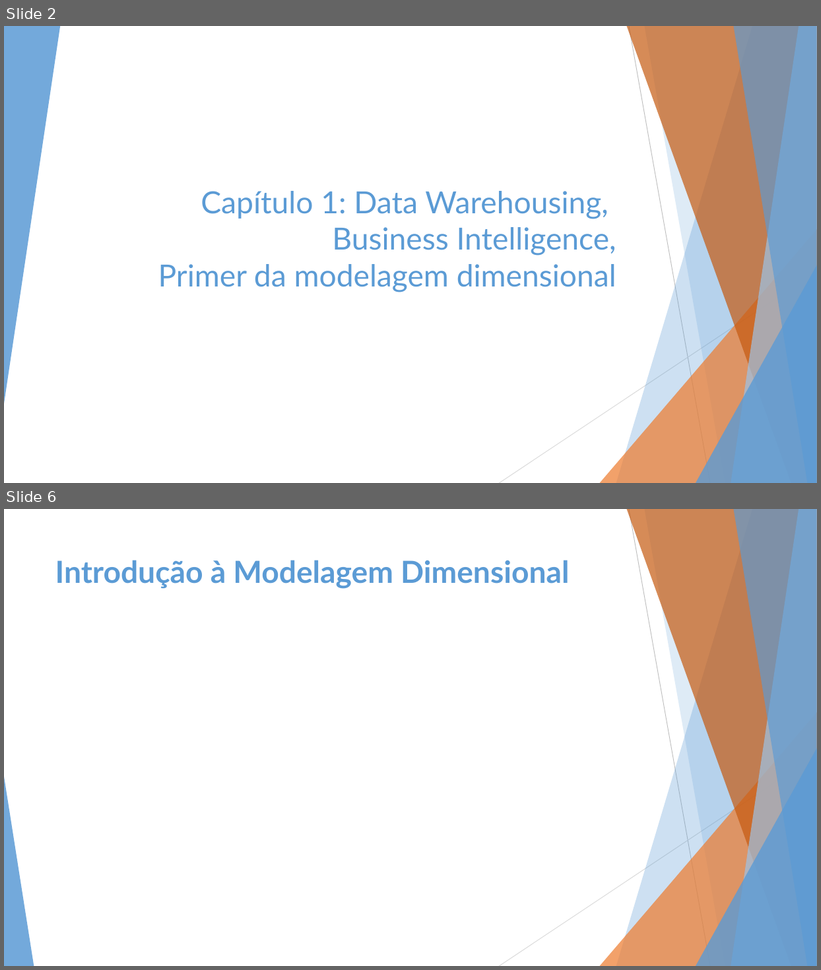
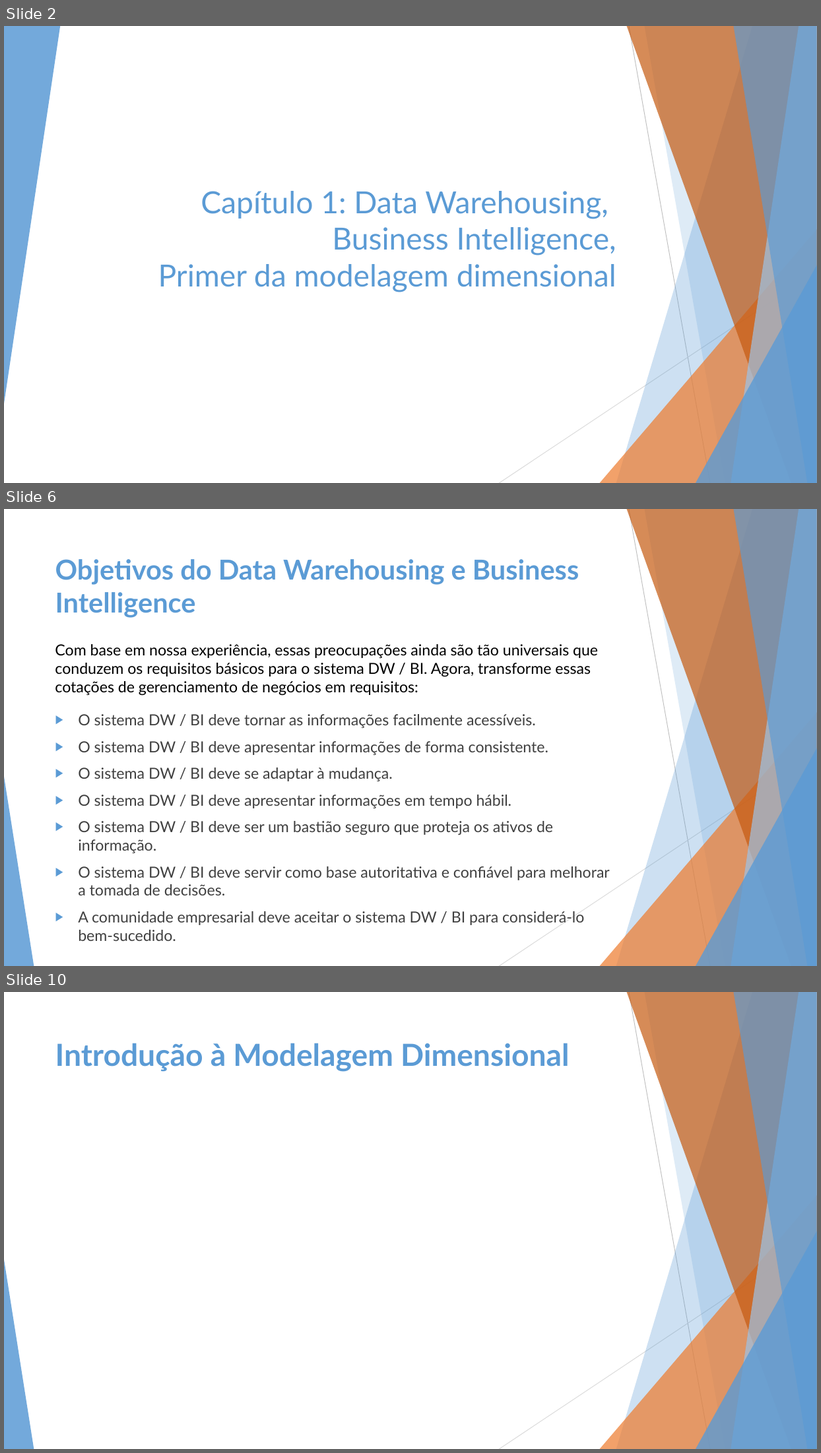
Before and after one commit to gutierrecunha/TheDataWarehouseToolkit_3rdEdition_PtBr, a slide deck: Apresentação/Cap1_theDataWarehouse.pptx. Shown one above the other, each under a label of ours: slides 2 and 6 before the commit, slides 2, 6 and 10 after it; the slides between them are not shown. The pictures are 821x970 and 821x1453 pixels, drawn with LibreOffice and Linux fonts; fonts in the diff are those of the drawing. Boxes give left, top, right and bottom in pixels: in the first picture for what was removed or moved away, otherwise in the second. Text is boxed around its words. In the diff, an @@ line names an element or a change of style, - is before the commit and + after.

```diff
--- a/Apresentação/Cap1_theDataWarehouse.pptx
+++ b/Apresentação/Cap1_theDataWarehouse.pptx
@@ slide 6 added at <box>4,509,817,966</box>, background #FFFFFF; not listed: 10 template elements that a slide beside it also shows @@
@@ title added at <box>55,559,579,618</box>, 32.4 pt, text #5B9BD5, bold @@
+Objetivos do Data Warehousing e Business Intelligence
@@ text added at <box>55,644,598,696</box>, 18 pt, text #000000 @@
+Com base em nossa experiência, essas preocupações ainda são tão universais que conduzem os requisitos básicos para o sistema DW / BI. Agora, transforme essas cotações de gerenciamento de negócios em requisitos:
@@ text added at <box>78,714,610,941</box>, 18 pt, text #404040 @@
+▶ O sistema DW / BI deve tornar as informações facilmente acessíveis.
+▶ O sistema DW / BI deve apresentar informações de forma consistente.
+▶ O sistema DW / BI deve se adaptar à mudança.
+▶ O sistema DW / BI deve apresentar informações em tempo hábil.
+▶ O sistema DW / BI deve ser um bastião seguro que proteja os ativos de informação.
+▶ O sistema DW / BI deve servir como base autoritativa e confiável para melhorar a tomada de decisões.
+▶ A comunidade empresarial deve aceitar o sistema DW / BI para considerá-lo bem-sucedido.
@@ what was slide 6 is now slide 10 @@
```
Also in this commit, not shown: 3 slides changed, 3 other slides added.
